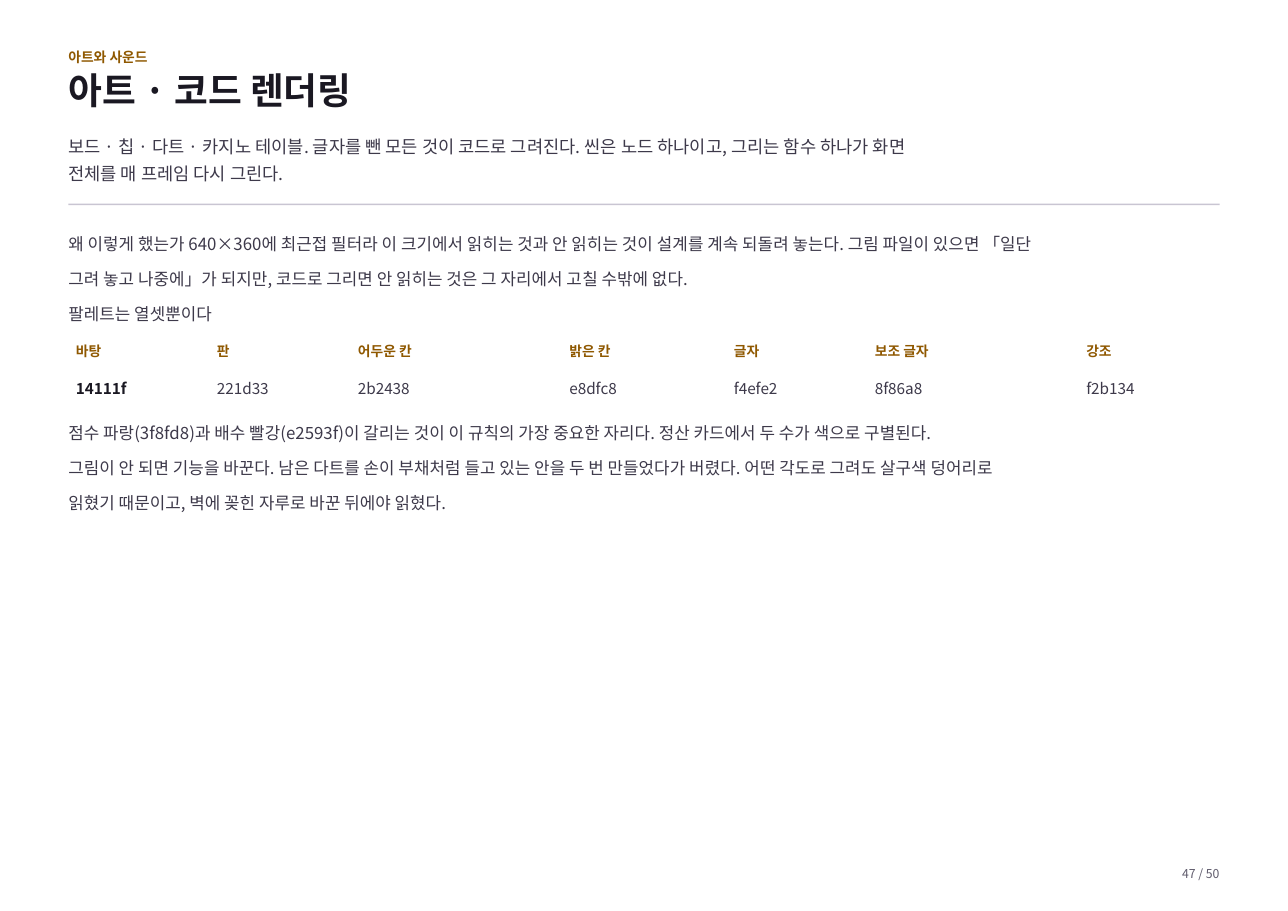
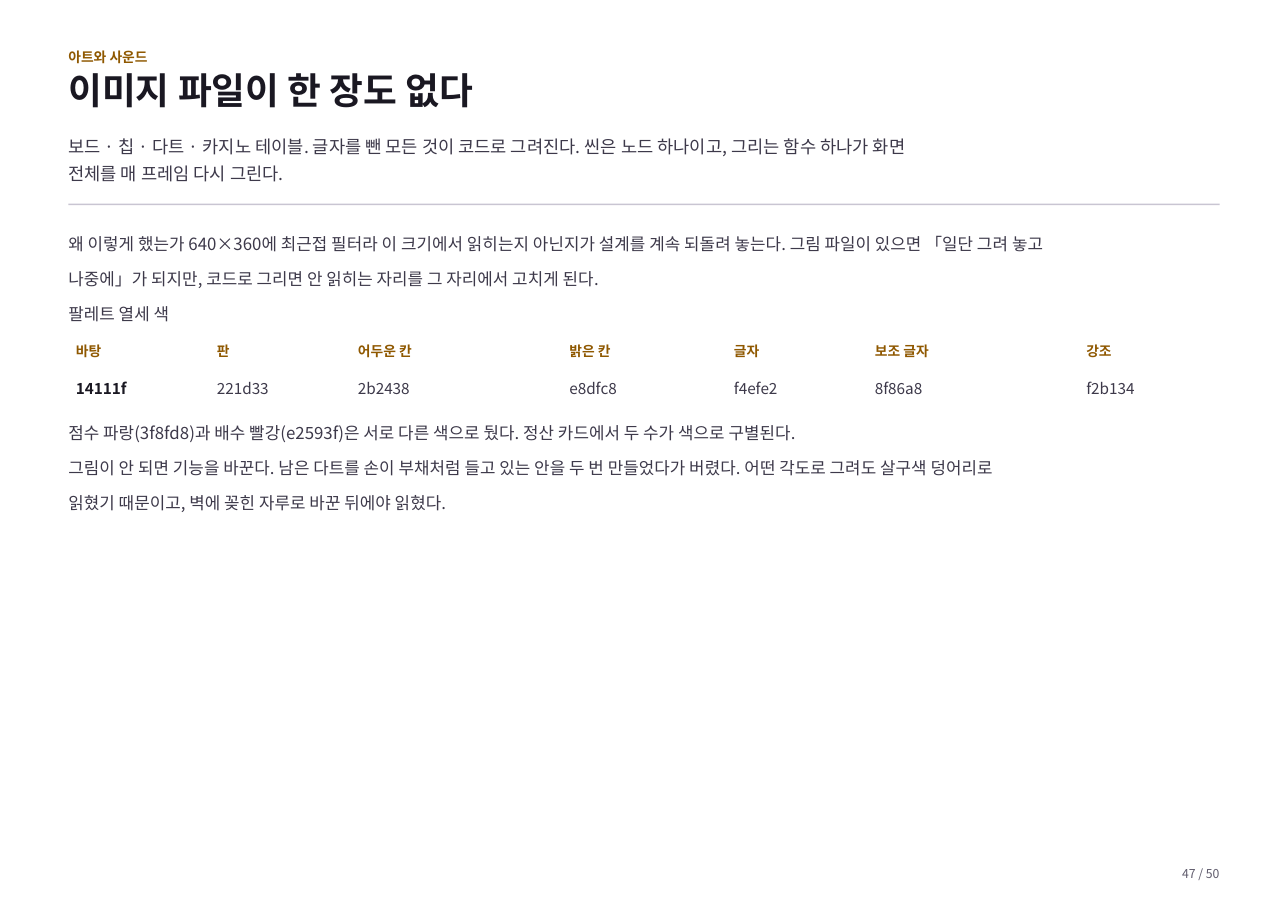
Before and after one commit to GGbong69/test-03, a slide deck: slide 47 of docs/기획서.pptx. Drawn at 1288x911 pixels with LibreOffice and Linux fonts; fonts in the diff are those of the drawing. Boxes give left, top, right and bottom in pixels: in the first picture for what was removed or moved away, otherwise in the second. Text is boxed around its words. In the diff, an @@ line names an element or a change of style, - is before the commit and + after.

```diff
--- a/docs/기획서.pptx
+++ b/docs/기획서.pptx
@@ text at (x1=68, y1=73, x2=474, y2=108): text changed @@
-아트 · 코드 렌더링
+이미지 파일이 한 장도 없다
@@ text at (x1=68, y1=235, x2=1043, y2=322): text changed @@
-왜 이렇게 했는가 640×360에 최근접 필터라 이 크기에서 읽히는 것과 안 읽히는 것이 설계를 계속 되돌려 놓는다. 그림 파일이 있으면 「일단
-그려 놓고 나중에」가 되지만, 코드로 그리면 안 읽히는 것은 그 자리에서 고칠 수밖에 없다.
-팔레트는 열셋뿐이다
+왜 이렇게 했는가 640×360에 최근접 필터라 이 크기에서 읽히는지 아닌지가 설계를 계속 되돌려 놓는다. 그림 파일이 있으면 「일단 그려 놓고
+나중에」가 되지만, 코드로 그리면 안 읽히는 자리를 그 자리에서 고치게 된다.
+팔레트 열세 색
@@ text at (x1=68, y1=425, x2=796, y2=442): text changed @@
-점수 파랑(3f8fd8)과 배수 빨강(e2593f)이 갈리는 것이 이 규칙의 가장 중요한 자리다. 정산 카드에서 두 수가 색으로 구별된다.
+점수 파랑(3f8fd8)과 배수 빨강(e2593f)은 서로 다른 색으로 뒀다. 정산 카드에서 두 수가 색으로 구별된다.
```
Also in this commit, not shown: 43 other slides changed, 2 other files.
